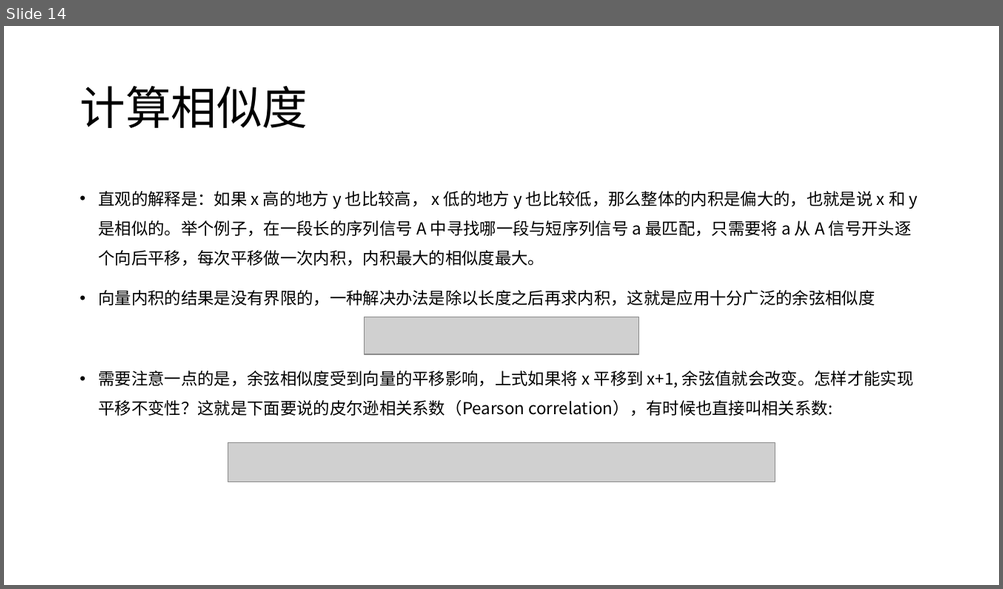
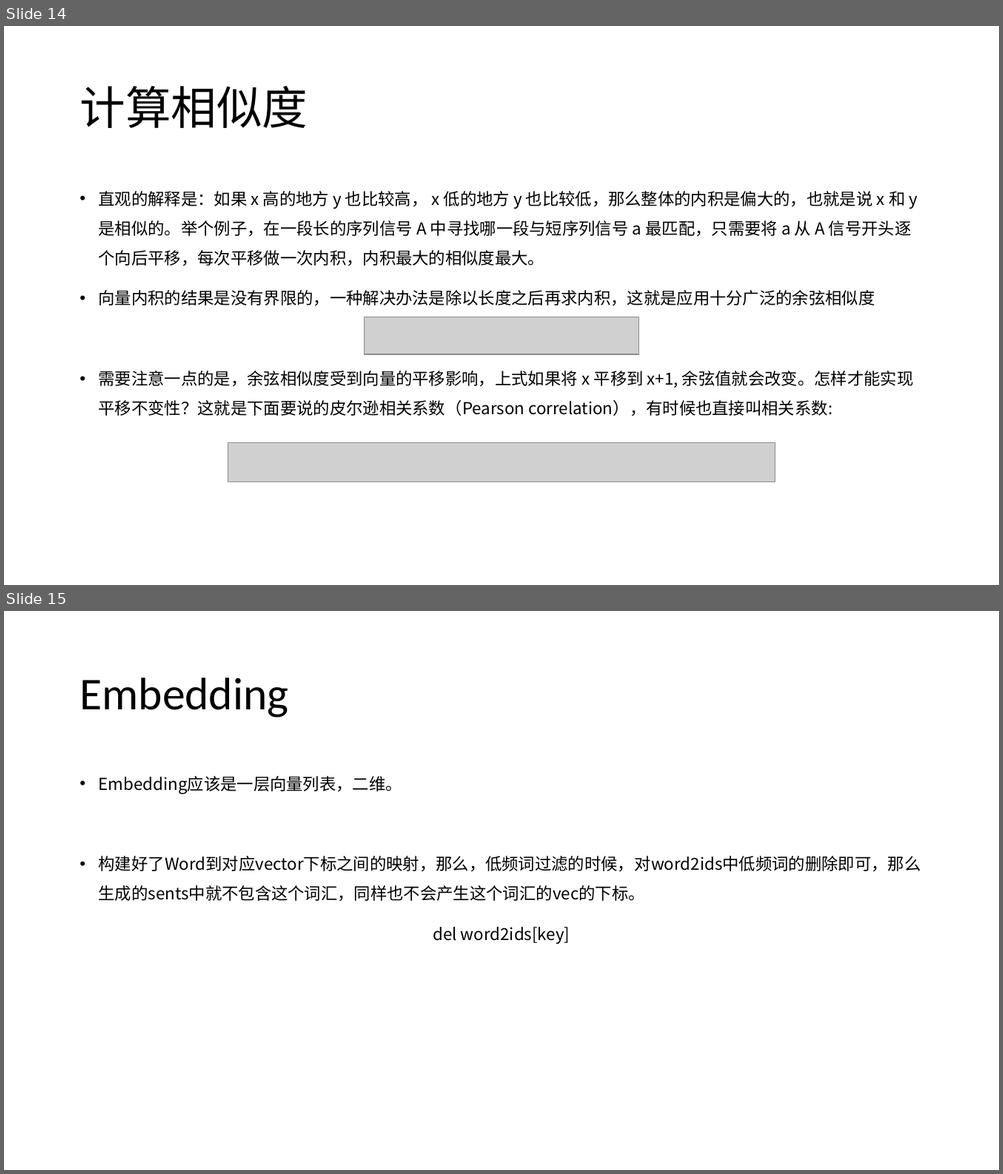
Before and after one commit to ArlenZhang/Data_share, a slide deck: 重要积累.pptx. Shown one above the other, each under a label of ours: slide 14 before the commit, slides 14 and 15 after it. The pictures are 1003x589 and 1003x1174 pixels, drawn with LibreOffice and Linux fonts; fonts in the diff are those of the drawing; grey boxes stand for pictures. Boxes give left, top, right and bottom in pixels: in the first picture for what was removed or moved away, otherwise in the second. Text is boxed around its words. In the diff, an @@ line names an element or a change of style, - is before the commit and + after.

Commit message:
add

```diff
--- a/重要积累.pptx
+++ b/重要积累.pptx
@@ slide 15 added at bbox=[4, 611, 999, 1170], background #FFFFFF @@
@@ title added at bbox=[79, 678, 288, 718], 44 pt, text #000000 @@
+Embedding
@@ text added at bbox=[99, 776, 921, 944], 16 pt, text #000000 @@
+• Embedding应该是一层向量列表，二维。
+• 构建好了Word到对应vector下标之间的映射，那么，低频词过滤的时候，对word2ids中低频词的删除即可，那么生成的sents中就不包含这个词汇，同样也不会产生这个词汇的vec的下标。
+del word2ids[key]
```
